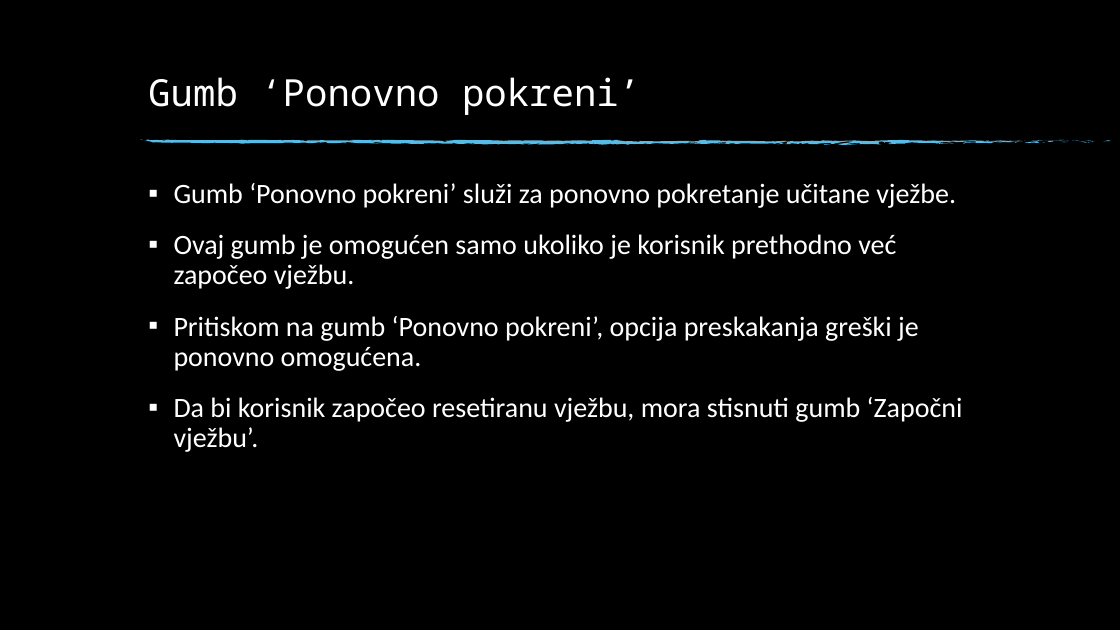
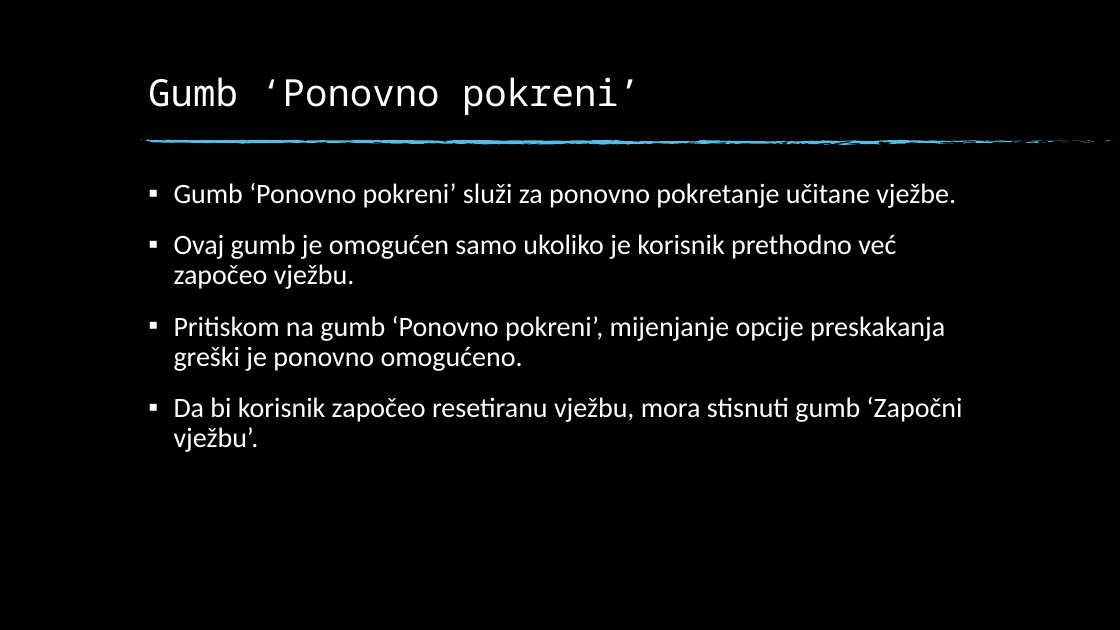
Before and after one commit to katarinasupe/RP3_Daktilograf, a slide deck: slide 6 of DAKTILOGRAF.pptx (slide 5 before the commit). Drawn at 1120x630 pixels with LibreOffice and Linux fonts; fonts in the diff are those of the drawing; background and template pictures are left out. Boxes give left, top, right and bottom in pixels: in the first picture for what was removed or moved away, otherwise in the second. Text is boxed around its words. In the diff, an @@ line names an element or a change of style, - is before the commit and + after.

```diff
--- a/DAKTILOGRAF.pptx
+++ b/DAKTILOGRAF.pptx
@@ text at (174, 316, 945, 371): text changed @@
-▪ Pritiskom na gumb ‘Ponovno pokreni’, opcija preskakanja greški je ponovno omogućena.
+▪ Pritiskom na gumb ‘Ponovno pokreni’, mijenjanje opcije preskakanja greški je ponovno omogućeno.
```
Also in this commit, not shown: 8 other slides changed, 6 slides added, 2 slides removed, 28 other files.
